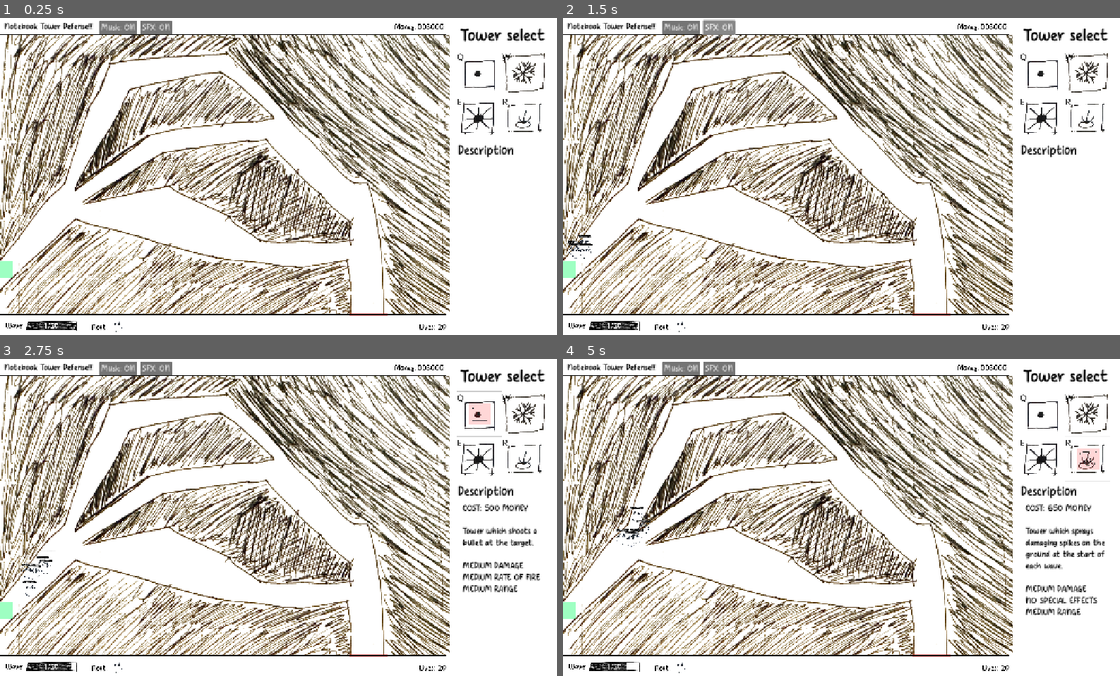
Above: before the commit, frames 1-4 (two rows, left to right).
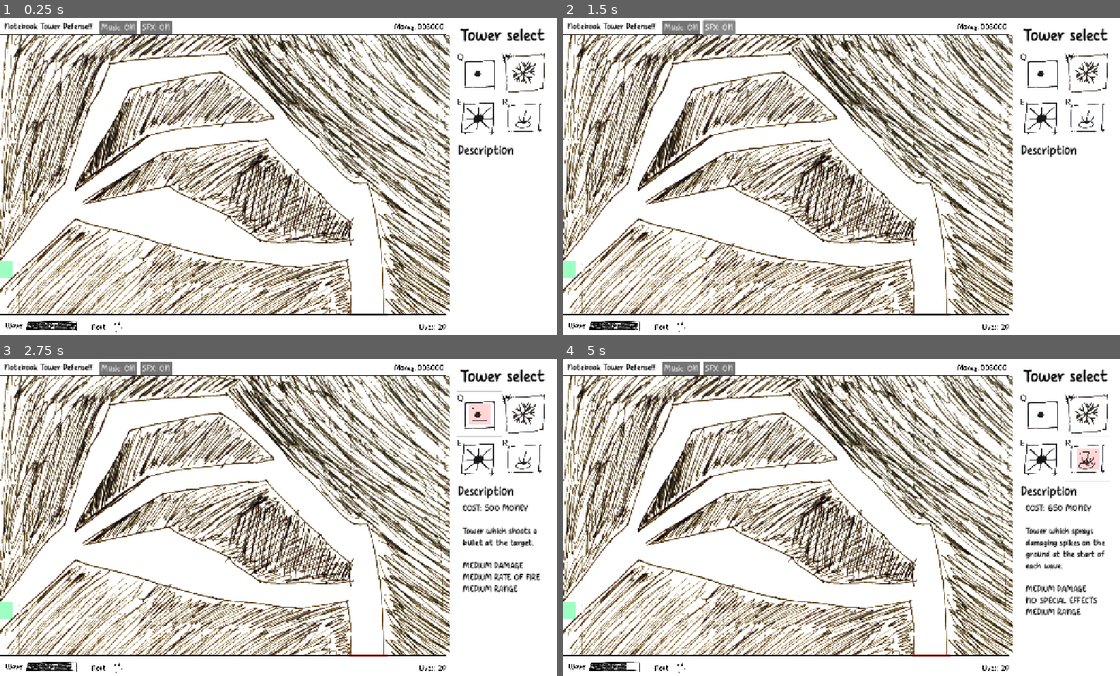
Above: after the commit, the same moments.

Repository: OzuYatamutsu/notebook-tower-defense
Game: Godot game, scene res://levels/level_splits.tscn
Same seed, same stepped clock (60 frames per second), same inputs: the game is played once before the commit and once after it. This scene is started directly instead of the project's main scene. Sound files missing from this copy of the repository are replaced by a short silence.
Inputs:
- Up to frame 1 (0.25 s): no input
- Up to frame 2 (1.5 s): click "SFX: ON" at 0.5 s; click "SFX: OFF" at 1.25 s
- Up to frame 3 (2.75 s): click "Q" at 2 s
- Up to frame 4 (5 s): click "W" at 2.75 s; click "E" at 3.5 s; click "R" at 4.25 s

The runs differ from the first frame. In frame 1, less than 0.1% of the frame differs, in the area x 7-11%, y 96-98%; in frame 2, 0.1%; in frame 3, 0.1%; in frame 4, 0.2%, in the area x 7-16%, y 46-98%.
Error after the commit: Assertion failed: Mobs must have a series of Path2Ds to follow under mobs node! (res://components/mobs_parent.gd:9)

Commit message:
Tune level_splits waves

Diff:
--- a/levels/level_splits.gd
+++ b/levels/level_splits.gd
@@ -3,19 +3,20 @@
 
 func _init() -> void:
     WAVE_CONTENTS = [
-        {"res://mobs/Basic.tscn": 5},
         {"res://mobs/Basic.tscn": 10},
-        {"res://mobs/Basic.tscn": 15},
-        {"res://mobs/Basic.tscn": 15, "res://mobs/FatOne.tscn": 1},
+        {"res://mobs/Basic.tscn": 20},
+        {"res://mobs/Nyoom.tscn": 10},
+        {"res://mobs/Nyoom.tscn": 20},
         {"res://mobs/BigBoss.tscn": 1},
         {"res://mobs/Basic.tscn": 20, "res://mobs/FatOne.tscn": 10},
-        {"res://mobs/Nyoom.tscn": 10},
-        {"res://mobs/Basic.tscn": 10, "res://mobs/Nyoom.tscn": 10},
-        {"res://mobs/BigBoss.tscn": 3},
-        {"res://mobs/Nyoom.tscn": 25},
+        {"res://mobs/Basic.tscn": 50},
+        {"res://mobs/Nyoom.tscn": 50},
+        {"res://mobs/BigBoss.tscn": 1, "res://mobs/FatOne.tscn": 10},
+        {"res://mobs/FatOne.tscn": 25},
         {"res://mobs/Basic.tscn": 100},
         {"res://mobs/FatOne.tscn": 50},
-        {"res://mobs/Nyoom.tscn": 50, "res://mobs/FatOne.tscn": 50},
+        {"res://mobs/Nyoom.tscn": 50, "res://mobs/Basic.tscn": 50},
+        {"res://mobs/Nyoom.tscn": 50, "res://mobs/FatOne.tscn": 25},
         {"res://mobs/Basic.tscn": 50, "res://mobs/Nyoom.tscn": 50, "res://mobs/FatOne.tscn": 50},
         {"res://mobs/Basic.tscn": 100},
         {"res://mobs/Nyoom.tscn": 100},
--- a/levels/level_splits.tscn
+++ b/levels/level_splits.tscn
@@ -1,63 +1,9 @@
-[gd_scene load_steps=14 format=3 uid="uid://dhhyopnrvl8dt"]
+[gd_scene load_steps=5 format=3 uid="uid://dhhyopnrvl8dt"]
 
 [ext_resource type="Script" uid="uid://djnrcdurf7tu" path="res://levels/level_splits.gd" id="1_k8t1y"]
 [ext_resource type="PackedScene" uid="uid://dhs0soxiwf4lb" path="res://components/ui.tscn" id="2_ka6gn"]
 [ext_resource type="PackedScene" uid="uid://d4lsbppo6u3fq" path="res://components/level_viewport.tscn" id="3_s65yq"]
 [ext_resource type="Texture2D" uid="uid://y4wudm7jc41m" path="res://levels/map_splits_layout.png" id="4_k8t1y"]
-
-[sub_resource type="Curve2D" id="Curve2D_k8t1y"]
-_data = {
-"points": PackedVector2Array(0, 0, 0, 0, 240, 11460, 0, 0, 0, 0, 1680, 10100, 0, 0, 0, 0, 2920, 8620, 0, 0, 0, 0, 3140, 8160, 0, 0, 0, 0, 3120, 7540, 0, 0, 0, 0, 3180, 7060, 0, 0, 0, 0, 3420, 6300, 0, 0, 0, 0, 3740, 5640, 0, 0, 0, 0, 4020, 4760, 0, 0, 0, 0, 5460, 2560, 0, 0, 0, 0, 8040, 2180, 0, 0, 0, 0, 10160, 1960, 0, 0, 0, 0, 11140, 2880, 0, 0, 0, 0, 12500, 4220, 0, 0, 0, 0, 13320, 5580, 0, 0, 0, 0, 14620, 7020, 0, 0, 0, 0, 15800, 8120, 0, 0, 0, 0, 16520, 9280, 0, 0, 0, 0, 16700, 13240, 0, 0, 0, 0, 16620, 14520)
-}
-point_count = 20
-
-[sub_resource type="Curve2D" id="Curve2D_ka6gn"]
-_data = {
-"points": PackedVector2Array(0, 0, 0, 0, 160, 11400, 0, 0, 0, 0, 1800, 9840, 0, 0, 0, 0, 3600, 8040, 0, 0, 0, 0, 4860, 7300, 0, 0, 0, 0, 7060, 5700, 0, 0, 0, 0, 10640, 5140, 0, 0, 0, 0, 12520, 4980, 0, 0, 0, 0, 13980, 6620, 0, 0, 0, 0, 16220, 8620, 0, 0, 0, 0, 16680, 11160, 0, 0, 0, 0, 16680, 13520, 0, 0, 0, 0, 16760, 14080)
-}
-point_count = 12
-
-[sub_resource type="Curve2D" id="Curve2D_s65yq"]
-_data = {
-"points": PackedVector2Array(0, 0, 0, 0, 220, 11460, 0, 0, 0, 0, 2840, 8540, 0, 0, 0, 0, 4080, 8980, 0, 0, 0, 0, 6060, 9340, 0, 0, 0, 0, 8560, 9840, 0, 0, 0, 0, 10880, 10280, 0, 0, 0, 0, 13100, 10660, 0, 0, 0, 0, 14940, 10760, 0, 0, 0, 0, 15960, 10640, 0, 0, 0, 0, 16680, 10680, 0, 0, 0, 0, 16720, 13360, 0, 0, 0, 0, 16680, 14580)
-}
-point_count = 12
-
-[sub_resource type="Curve2D" id="Curve2D_m7u1y"]
-_data = {
-"points": PackedVector2Array(0, 0, 0, 0, 180, 11400, 0, 0, 0, 0, 1920, 9480, 0, 0, 0, 0, 3100, 8240, 0, 0, 0, 0, 3300, 7280, 0, 0, 0, 0, 3400, 6080, 0, 0, 0, 0, 4000, 4700, 0, 0, 0, 0, 5160, 3580, 0, 0, 0, 0, 6800, 2500, 0, 0, 0, 0, 8820, 2100, 0, 0, 0, 0, 10160, 2020, 0, 0, 0, 0, 11260, 2860, 0, 0, 0, 0, 12620, 4180, 0, 0, 0, 0, 14100, 6400, 0, 0, 0, 0, 16460, 8780, 0, 0, 0, 0, 16680, 13380, 0, 0, 0, 0, 16720, 14320)
-}
-point_count = 16
-
-[sub_resource type="Curve2D" id="Curve2D_skb62"]
-_data = {
-"points": PackedVector2Array(0, 0, 0, 0, 140, 11400, 0, 0, 0, 0, 3560, 8100, 0, 0, 0, 0, 6700, 5920, 0, 0, 0, 0, 11820, 5140, 0, 0, 0, 0, 13300, 5520, 0, 0, 0, 0, 16280, 8620, 0, 0, 0, 0, 16780, 12380, 0, 0, 0, 0, 16820, 14320)
-}
-point_count = 8
-
-[sub_resource type="Curve2D" id="Curve2D_3oecg"]
-_data = {
-"points": PackedVector2Array(0, 0, 0, 0, 280, 11400, 0, 0, 0, 0, 2900, 8580, 0, 0, 0, 0, 5720, 9340, 0, 0, 0, 0, 10400, 10440, 0, 0, 0, 0, 14300, 10860, 0, 0, 0, 0, 16560, 10580, 0, 0, 0, 0, 16700, 13500, 0, 0, 0, 0, 16780, 14280)
-}
-point_count = 8
-
-[sub_resource type="Curve2D" id="Curve2D_77eg8"]
-_data = {
-"points": PackedVector2Array(0, 0, 0, 0, 160, 11420, 0, 0, 0, 0, 3180, 8480, 0, 0, 0, 0, 3220, 7360, 0, 0, 0, 0, 4920, 4040, 0, 0, 0, 0, 5780, 2700, 0, 0, 0, 0, 10080, 2140, 0, 0, 0, 0, 12680, 4560, 0, 0, 0, 0, 16200, 8180, 0, 0, 0, 0, 16820, 10760, 0, 0, 0, 0, 16760, 13980)
-}
-point_count = 10
-
-[sub_resource type="Curve2D" id="Curve2D_nepru"]
-_data = {
-"points": PackedVector2Array(0, 0, 0, 0, 120, 11380, 0, 0, 0, 0, 3680, 8100, 0, 0, 0, 0, 6840, 5900, 0, 0, 0, 0, 11840, 5060, 0, 0, 0, 0, 13500, 5940, 0, 0, 0, 0, 16460, 8960, 0, 0, 0, 0, 16740, 13420, 0, 0, 0, 0, 16780, 14460)
-}
-point_count = 8
-
-[sub_resource type="Curve2D" id="Curve2D_ukocr"]
-_data = {
-"points": PackedVector2Array(0, 0, 0, 0, 160, 11420, 0, 0, 0, 0, 3240, 8540, 0, 0, 0, 0, 4800, 8860, 0, 0, 0, 0, 7460, 8280, 0, 0, 0, 0, 11160, 10420, 0, 0, 0, 0, 15100, 10720, 0, 0, 0, 0, 16600, 10600, 0, 0, 0, 0, 16820, 13960)
-}
-point_count = 8
 
 [node name="Level_Splits" type="Node"]
 script = ExtResource("1_k8t1y")
@@ -67,33 +13,6 @@
 layer = 2
 
 [node name="LevelViewport" parent="." instance=ExtResource("3_s65yq")]
-
-[node name="Path2D" type="Path2D" parent="LevelViewport/mobs" index="0"]
-curve = SubResource("Curve2D_k8t1y")
-
-[node name="Path2D2" type="Path2D" parent="LevelViewport/mobs" index="1"]
-curve = SubResource("Curve2D_ka6gn")
-
-[node name="Path2D3" type="Path2D" parent="LevelViewport/mobs" index="2"]
-curve = SubResource("Curve2D_s65yq")
-
-[node name="Path2D4" type="Path2D" parent="LevelViewport/mobs" index="3"]
-curve = SubResource("Curve2D_m7u1y")
-
-[node name="Path2D5" type="Path2D" parent="LevelViewport/mobs" index="4"]
-curve = SubResource("Curve2D_skb62")
-
-[node name="Path2D6" type="Path2D" parent="LevelViewport/mobs" index="5"]
-curve = SubResource("Curve2D_3oecg")
-
-[node name="Path2D7" type="Path2D" parent="LevelViewport/mobs" index="6"]
-curve = SubResource("Curve2D_77eg8")
-
-[node name="Path2D8" type="Path2D" parent="LevelViewport/mobs" index="7"]
-curve = SubResource("Curve2D_nepru")
-
-[node name="Path2D9" type="Path2D" parent="LevelViewport/mobs" index="8"]
-curve = SubResource("Curve2D_ukocr")
 
 [node name="CollisionPolygon2D" type="CollisionPolygon2D" parent="LevelViewport/walls" index="0"]
 polygon = PackedVector2Array(2, 547, 121, 395, 146, 373, 166, 307, 199, 210, 232, 149, 249, 100, 514, 81, 610, 172, 692 …(181 unchanged characters)…
